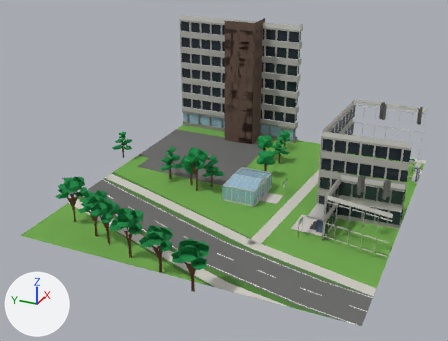
Two versions of the FBX model unity/KatsushikaCampusDays/Assets/Models/Interiors/greenhouse.fbx, one commit apart.
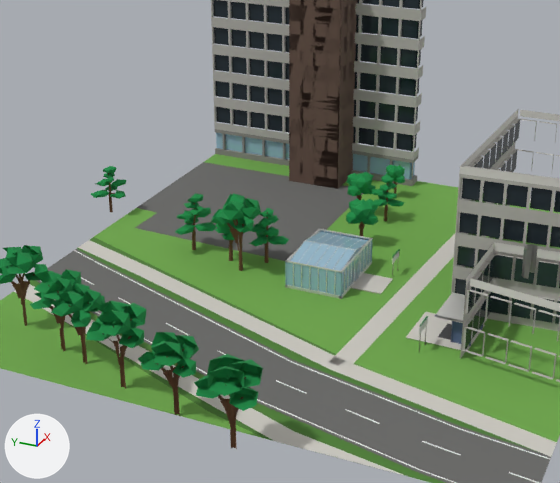
Each version is shown whole from a camera (50 mm lens) standing at (-115.4, -40.0, 62.3) and looking at (-6.9, 8.8, 8.0), then close up on the part from 14% to 84% of the width and 11% to 91% of the height. Lighting does not change. The marker at lower left points along +X, +Y and +Z. The first two pictures are the older version. Where no turn or scale is listed for an object, it has been applied to the vertices.

Names of what the first close-up shows: 'ext_greenhouse', 'ext_greenhouse_trees', 'wall_greenhouse'.
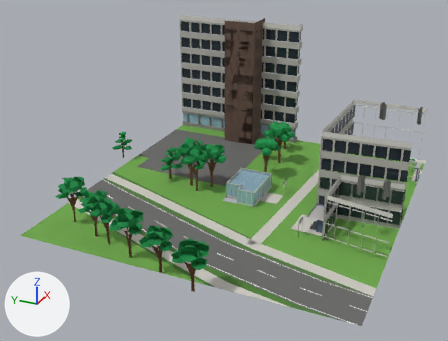
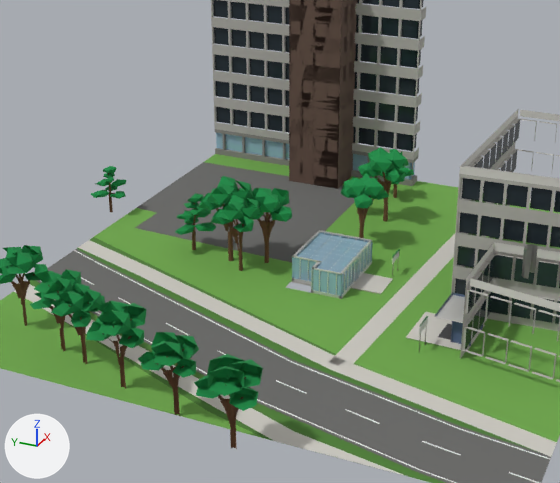
Diff of the bpy script that builds the scene:
```diff
--- a/unity/KatsushikaCampusDays/Assets/Models/Interiors/greenhouse.fbx.py
+++ b/unity/KatsushikaCampusDays/Assets/Models/Interiors/greenhouse.fbx.py
@@ me_wall_greenhouse @@
 # used by ob_wall_greenhouse; location = (0.0, 0.0, 0.0)
-me_wall_greenhouse.from_pydata(...)  # 628 vertices, 471 faces; spans x -5.34..5.4, y 2.5..9.97, z 0.0..4.2
+me_wall_greenhouse.from_pydata(...)  # 635 vertices, 500 faces; spans x -5.34..5.4, y 2.5..9.97, z 0.0..3.35
+# me_wall_greenhouse part 7: the loose piece of 8 vertices spanning x -5.24..-5.2, y 2.5..9.97, z 0.35..3.5 is copied, and the copy is scaled about its middle by (1, 0.466, 0.921), then moved by (2.03, 2.0, -0.13); it spans x -3.21..-3.17, y 6.49..9.97, z 0.35..3.25
+# me_wall_greenhouse part 8: a new loose piece, a box spanning x -5.265..-5.165, y 6.25..6.49, z 0.35..3.25, in mat_metal_white (light grey #e2e2de)
+# me_wall_greenhouse part 9: 13 loose pieces with 130 vertices, spanning x -5.34..5.11, y 2.5..9.97, z 0.35..4.2, are deleted
+# me_wall_greenhouse part 10: 112 vertices moved from x -5.34..5.4, y 2.5..9.97, z 0.0..3.5 to x -5.34..5.4, y 2.5..9.97, z 0.0..3.25; 112 vertices removed from x -5.34..5.4, y 2.5..9.97, z 0.0..4.19; 81 vertices added at x -5.34..5.4, y 2.5..9.97, z 0.0..3.35
+# other edits to the shape of me_wall_greenhouse do not show in these pictures
 me_wall_greenhouse.materials.append(mat_metal_white)
@@ me_ext_greenhouse_trees @@
 # used by ob_ext_greenhouse_trees; location = (0.0, 0.0, 0.0)
-me_ext_greenhouse_trees.from_pydata(...)  # 2000 vertices, 1444 faces; spans x -41.1..29.6, y -22.0..44.5, z 0.0..10.0
+me_ext_greenhouse_trees.from_pydata(...)  # 2145 vertices, 1479 faces; spans x -41.1..30.2, y -22.9..44.5, z 0.0..11.2
+# me_ext_greenhouse_trees part 1: the loose piece of 10 vertices spanning x 19.0..20.8, y 7.6..9.8, z 3.5..4.9 is turned -15.7 degrees about the z axis through its middle and scaled by 0.862, then moved by (-0.3, 0.2, -0.6)
+# me_ext_greenhouse_trees part 2: the loose piece of 10 vertices spanning x 19.6..21.5, y 8.3..10.3, z 4.7..6.2 is turned -15.7 degrees about the z axis through its middle and scaled by 0.862, then moved by (-0.3, 0.0, -0.8)
+# me_ext_greenhouse_trees part 3: the loose piece of 10 vertices spanning x 9.3..11.4, y 5.6..7.8, z 5.0..6.6 is turned 7.7 degrees about the z axis through its middle and scaled by 0.815, then moved by (9.5, 3.9, -1.1)
+# me_ext_greenhouse_trees part 4: the loose piece of 10 vertices spanning x 17.7..19.9, y 9.2..11.1, z 3.5..4.9 is rebuilt with 10 vertices and now spans x 18.1..19.9, y 9.5..11.2, z 3.0..4.3
+# me_ext_greenhouse_trees part 5: 23 loose pieces with 203 vertices, spanning x -2.2..29.0, y -21.9..19.7, z 2.1..7.3, are deleted
+# me_ext_greenhouse_trees part 6: 37 vertices moved from x 0.4..28.0, y 5.6..15.1, z 0.0..2.8 to x 0.4..28.0, y 5.5..15.1, z 0.0..3.7; 413 vertices removed from x -3.5..29.6, y 2.9..22.0, z 0.0..7.2; 664 vertices added at x -4.4..30.2, y 2.5..23.8, z 0.0..11.2
+# other edits to the shape of me_ext_greenhouse_trees do not show in these pictures
 me_ext_greenhouse_trees.materials.append(mat_trunk)
```

Where the change shows, as pixel boxes [x1, y1, x2, y2] in the close-ups (560 x 483 px; the box of a moved part takes in the faces that stretch with it):
'ext_greenhouse_trees', reshaped
    before: [0, 165, 405, 450]
    after: [0, 147, 414, 450]
'wall_greenhouse', reshaped (8% narrower)
    before: [285, 228, 373, 299]
    after: [292, 230, 373, 299]
part 1 of me_ext_greenhouse_trees, moved or reshaped (not visible afterwards)
    before: [363, 184, 375, 194]
part 2 of me_ext_greenhouse_trees, moved or reshaped (not visible afterwards)
    before: [362, 172, 373, 182]
part 3 of me_ext_greenhouse_trees, moved or reshaped (not visible afterwards)
    before: [349, 198, 360, 210]
part 4 of me_ext_greenhouse_trees, rebuilt (not visible afterwards)
    before: [347, 186, 361, 196]
part 5 of me_ext_greenhouse_trees, deleted
    before: [249, 167, 405, 246]
part 6 of me_ext_greenhouse_trees, moved or reshaped
    before: [214, 165, 405, 263]
    after: [199, 147, 414, 263]
part 7 of me_wall_greenhouse, added
    after: [292, 257, 316, 281]
part 8 of me_wall_greenhouse, added
    after: [311, 269, 313, 290]
part 9 of me_wall_greenhouse, deleted
    before: [289, 233, 361, 295]
part 10 of me_wall_greenhouse, moved or reshaped
    before: [285, 228, 373, 294]
    after: [292, 230, 373, 294]
